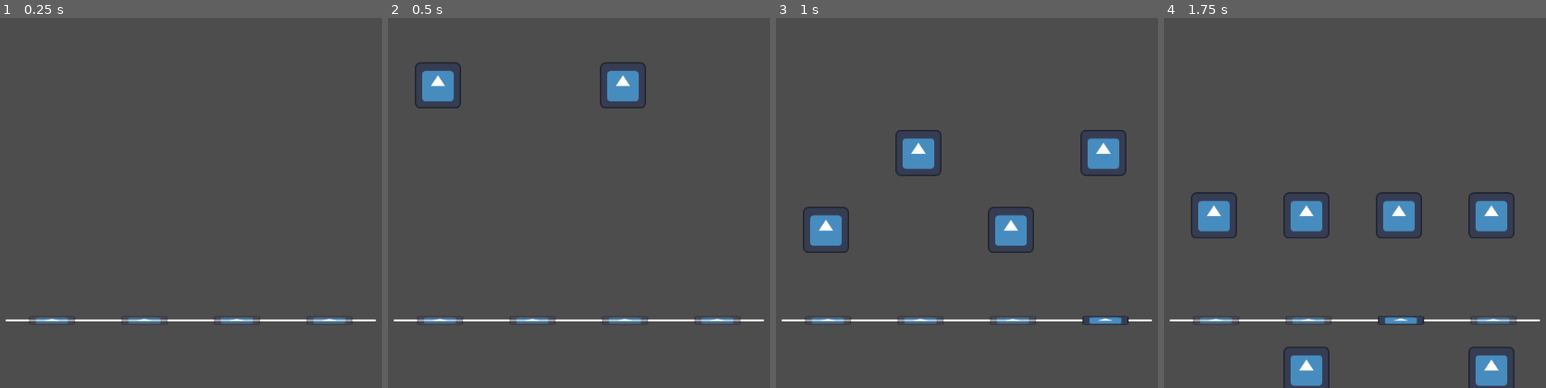
Above: before the commit, frames 1-4 (left to right).
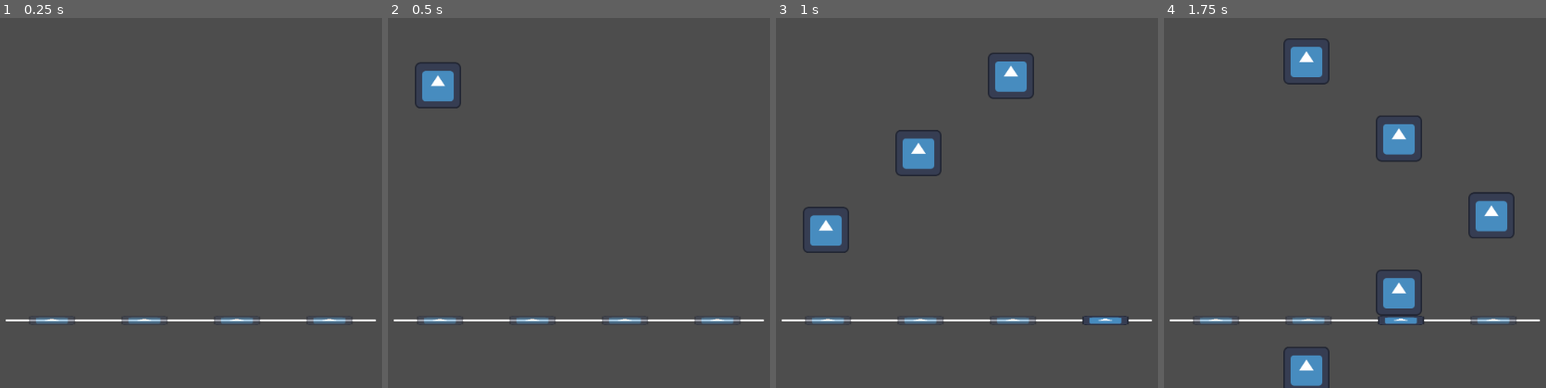
Above: after the commit, the same moments.

Repository: Zetomis/relax-and-stop-crying
Game: Godot game, scene res://scenes/game_scene/game_scene.tscn
The game is run twice, just before and just after one commit, with the same random seed, the same clock (stepped at 60 frames per second) and the same inputs. The engine's default icon, where the game draws it, is replaced by a stand-in: a white triangle on a blue panel in a dark square.
Inputs:
- Up to frame 1 (0.25 s): no input
- Up to frame 2 (0.5 s): no input
- Up to frame 3 (1 s): hold / (arrow_right) from 0.53 s (still down)
- Up to frame 4 (1.75 s): release / (arrow_right) at 1.28 s; hold . (arrow_down) from 1.28 s (still down)

Frame 1 is identical in both runs. In frame 2, 0.9% of the frame differs, in the area x 55-68%, y 12-25%; in frame 3, 2.7%; in frame 4, 6.3%, in the area x 7-92%, y 5-100%.

Commit message:
idk what im doing lmao

Diff:
--- /dev/null
+++ b/autloads/global.gd
@@ -0,0 +1 @@
+extends Node
--- a/project.godot
+++ b/project.godot
@@ -18,6 +18,7 @@
 [autoload]
 
 SignalBus="*res://autloads/signal_bus.gd"
+Global="*res://autloads/global.gd"
 
 [display]
 
--- a/scenes/game_scene/game_scene.tscn
+++ b/scenes/game_scene/game_scene.tscn
@@ -7,75 +7,96 @@
 [ext_resource type="PackedScene" uid="uid://ovhtk8qe3edc" path="res://scenes/note_track/note_track.tscn" id="2_sxqje"]
 [ext_resource type="PackedScene" uid="uid://bntj3wyv7yjbe" path="res://scenes/game_ui/game_ui.tscn" id="3_f6xci"]
 
-[sub_resource type="Resource" id="Resource_br2na"]
-script = ExtResource("2_507js")
-note_type_left = 0
-note_type_up = 1
-note_type_down = 0
-note_type_right = 1
-
-[sub_resource type="Resource" id="Resource_rhxoo"]
-script = ExtResource("2_507js")
-note_type_left = 1
-note_type_up = 0
-note_type_down = 1
-note_type_right = 0
-
-[sub_resource type="Resource" id="Resource_hx2tq"]
-script = ExtResource("2_507js")
-note_type_left = 1
-note_type_up = 1
-note_type_down = 1
-note_type_right = 1
-
-[sub_resource type="Resource" id="Resource_q4fuj"]
-script = ExtResource("2_507js")
-note_type_left = 0
-note_type_up = 0
-note_type_down = 0
-note_type_right = 0
-
-[sub_resource type="Resource" id="Resource_wqjou"]
-script = ExtResource("2_507js")
-note_type_left = 1
-note_type_up = 1
-note_type_down = 1
-note_type_right = 1
-
-[sub_resource type="Resource" id="Resource_2g54t"]
-script = ExtResource("2_507js")
-note_type_left = 1
-note_type_up = 1
-note_type_down = 1
-note_type_right = 1
-
-[sub_resource type="Resource" id="Resource_o55a2"]
+[sub_resource type="Resource" id="Resource_ph7lv"]
 script = ExtResource("2_507js")
 note_type_left = 0
 note_type_up = 1
 note_type_down = 1
 note_type_right = 1
 
-[sub_resource type="Resource" id="Resource_7s8ec"]
+[sub_resource type="Resource" id="Resource_iqcih"]
 script = ExtResource("2_507js")
 note_type_left = 1
 note_type_up = 0
 note_type_down = 1
 note_type_right = 1
 
-[sub_resource type="Resource" id="Resource_3wexe"]
+[sub_resource type="Resource" id="Resource_28ojo"]
 script = ExtResource("2_507js")
 note_type_left = 1
 note_type_up = 1
 note_type_down = 0
 note_type_right = 1
 
-[sub_resource type="Resource" id="Resource_n8kon"]
+[sub_resource type="Resource" id="Resource_7dbv8"]
 script = ExtResource("2_507js")
 note_type_left = 1
 note_type_up = 1
 note_type_down = 1
 note_type_right = 0
+
+[sub_resource type="Resource" id="Resource_4y1kf"]
+script = ExtResource("2_507js")
+note_type_left = 1
+note_type_up = 1
+note_type_down = 0
+note_type_right = 1
+
+[sub_resource type="Resource" id="Resource_efvcv"]
+script = ExtResource("2_507js")
+note_type_left = 1
+note_type_up = 0
+note_type_down = 1
+note_type_right = 1
+
+[sub_resource type="Resource" id="Resource_jvkbc"]
+script = ExtResource("2_507js")
+note_type_left = 0
+note_type_up = 1
+note_type_down = 1
+note_type_right = 1
+
+[sub_resource type="Resource" id="Resource_utx5f"]
+script = ExtResource("2_507js")
+note_type_left = 1
+note_type_up = 0
+note_type_down = 1
+note_type_right = 1
+
+[sub_resource type="Resource" id="Resource_gvp1d"]
+script = ExtResource("2_507js")
+note_type_left = 1
+note_type_up = 1
+note_type_down = 0
+note_type_right = 1
+
+[sub_resource type="Resource" id="Resource_a0rrk"]
+script = ExtResource("2_507js")
+note_type_left = 1
+note_type_up = 1
+note_type_down = 1
+note_type_right = 0
+
+[sub_resource type="Resource" id="Resource_jvdfq"]
+script = ExtResource("2_507js")
+note_type_left = 1
+note_type_up = 1
+note_type_down = 0
+note_type_right = 1
+
+[sub_resource type="Resource" id="Resource_6mysx"]
+script = ExtResource("2_507js")
+note_type_left = 1
+note_type_up = 0
+note_type_down = 1
+note_type_right = 1
+
+[sub_resource type="Resource" id="Resource_hgrhx"]
+script = ExtResource("2_507js")
+note_type_left = 0
+note_type_up = 1
+note_type_down = 1
+note_type_right = 1
 
 [node name="GameScene" type="Node"]
 script = ExtResource("1_2clx4")
@@ -92,7 +113,7 @@
 [node name="FallingNoteFeeder" parent="." node_paths=PackedStringArray("note_track_array") instance=ExtResource("1_luole")]
 unique_name_in_owner = true
 note_track_array = [NodePath("../NoteTracks/NoteTrackLeft"), NodePath("../NoteTracks/NoteTrackUp"), NodePath("../NoteTracks/NoteTrackDown"), NodePath("../NoteTracks/NoteTrackRight")]
-note_map_resource_array = Array[ExtResource("2_507js")]([SubResource("Resource_br2na"), SubResource("Resource_rhxoo"), SubResource("Resource_hx2tq"), SubResource("Resource_q4fuj"), SubResource("Resource_wqjou"), SubResource("Resource_2g54t"), SubResource("Resource_o55a2"), SubResource("Resource_7s8ec"), SubResource("Resource_3wexe"), SubResource("Resource_n8kon")])
+note_map_resource_array = Array[ExtResource("2_507js")]([SubResource("Resource_ph7lv"), SubResource("Resource_iqcih"), SubResource("Resource_28ojo"), SubResource("Resource_7dbv8"), SubResource("Resource_4y1kf"), SubResource("Resource_efvcv"), SubResource("Resource_jvkbc"), SubResource("Resource_utx5f"), SubResource("Resource_gvp1d"), SubResource("Resource_a0rrk"), SubResource("Resource_jvdfq"), SubResource("Resource_6mysx"), SubResource("Resource_hgrhx")])
 
 [node name="KeyListeners" type="Node" parent="."]
 
--- a/scenes/notes/falling_note.gd
+++ b/scenes/notes/falling_note.gd
@@ -5,8 +5,3 @@
 
 func _process(delta: float) -> void:
 	position.y += speed * delta
-
-func _on_visible_on_screen_notifier_2d_screen_exited() -> void:
-	#queue_free()
-	#print("queue free here")
-	pass
--- a/scenes/notes/falling_note.tscn
+++ b/scenes/notes/falling_note.tscn
@@ -9,9 +9,3 @@
 [node name="Sprite2D" type="Sprite2D" parent="."]
 scale = Vector2(0.5, 0.5)
 texture = ExtResource("1_heod7")
-
-[node name="VisibleOnScreenNotifier2D" type="VisibleOnScreenNotifier2D" parent="."]
-position = Vector2(1.90735e-06, -48)
-scale = Vector2(3.2, 1.6)
-
-[connection signal="screen_exited" from="VisibleOnScreenNotifier2D" to="." method="_on_visible_on_screen_notifier_2d_screen_exited"]
Not shown: 1 places in scenes/game_scene/game_scene.tscn that only renumber resources
